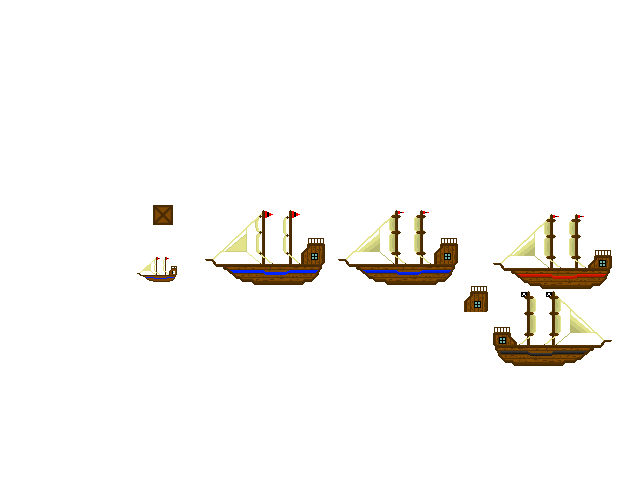
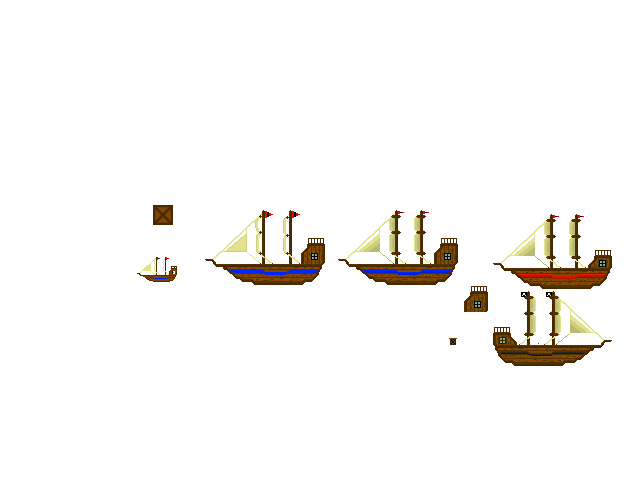
Layer changes from the first 640px x 480px image to the second:
painted on "Layer" over [449, 337, 539, 345]
